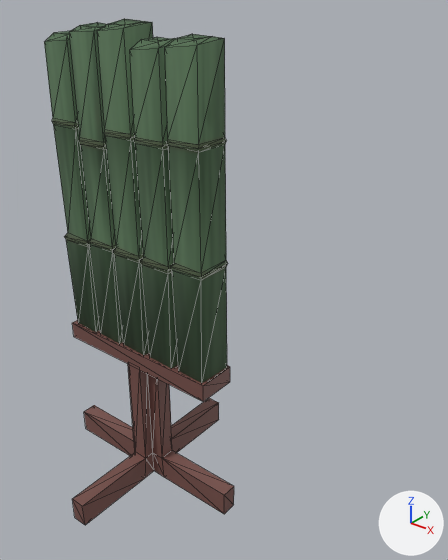
What one commit did to the glTF model assets/obstacles/bamboo_mid_5.glb.
Camera for both pictures: a camera (50 mm lens) standing at (2.26, -2.11, 1.87) and looking at (-0.12, 0.86, 0.02). Lighting does not change. The marker at lower right points along +X, +Y and +Z. Mesh edges are drawn as thin lines. Vertices at the same position are counted once.

In view in the first picture: 'Obstacle', 'Stand.001'.
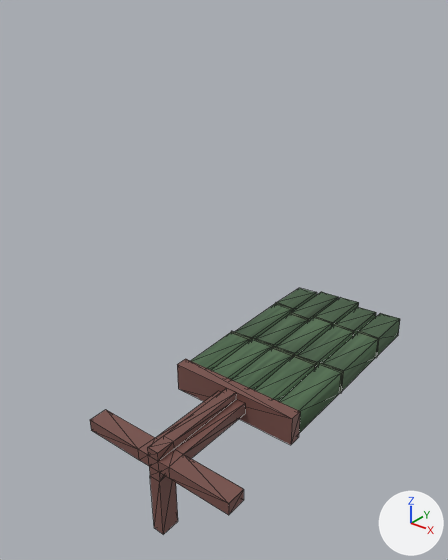
ob_model5 is not drawn itself; it is the parent of ob_obstacle, ob_stand_001.

What differs and where, as boxes (x1, y1, x2, y2) in the pictures (448 x 560 px):
'Obstacle', turned
    before: (44, 19, 228, 383)
    after: (191, 288, 400, 433)
'Stand.001', reshaped, turned
    before: (72, 320, 234, 525)
    after: (90, 359, 300, 534)
part 1 of me_cube_014, cut back
    before: (72, 452, 154, 525)
    after: (148, 436, 174, 461)

What changed in the scene script:
```text
Change me_cube_014:
    used by ob_stand_001; location = (0.0, 0.0, 0.0)
    remove me_cube_014.from_pydata(...)  # 60 vertices, 112 faces; spans x -0.608..0.608, y -0.6..0.6, z -0.004..0.894
    add me_cube_014.from_pydata(...)  # 56 vertices, 104 faces; spans x -0.608..0.608, y -0.113..0.6, z -0.004..0.894
    me_cube_014 part 1
    6 vertices are removed from x -0.044..0.044, y -0.6..-0.128, z -0.004..0.142
    15 faces are deleted
    2 vertices are added at (-0.044, -0.112, -0.004), (0.044, -0.112, -0.004)
    7 new faces join them
Change ob_model5:
    ob_model5.rotation_euler: (0.0, 0.0, 0.0) -> (-1.559, 0.0, 0.0)  # degrees (0, 0, 0) -> degrees (-89, 0, 0)
```
